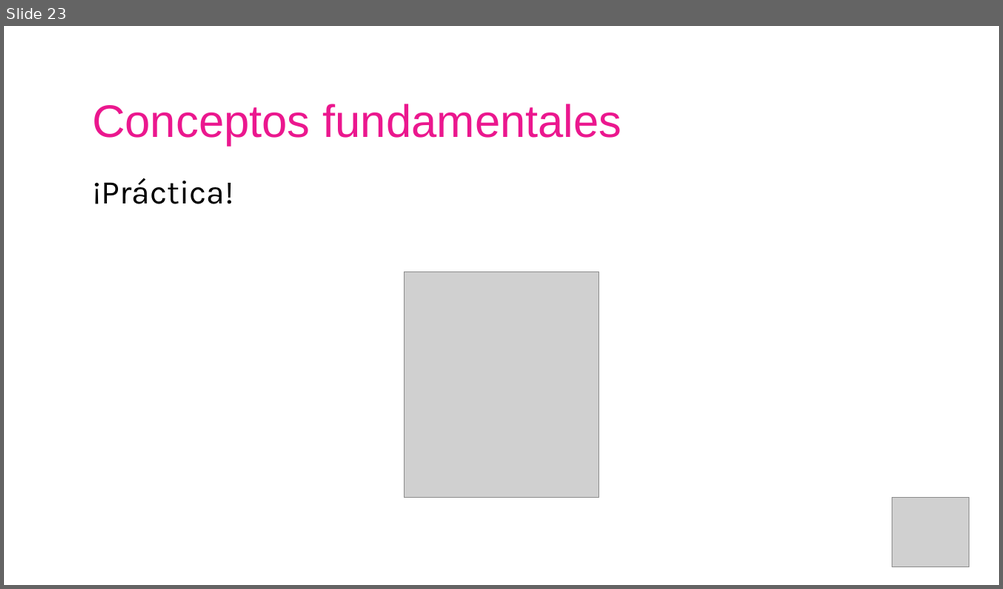
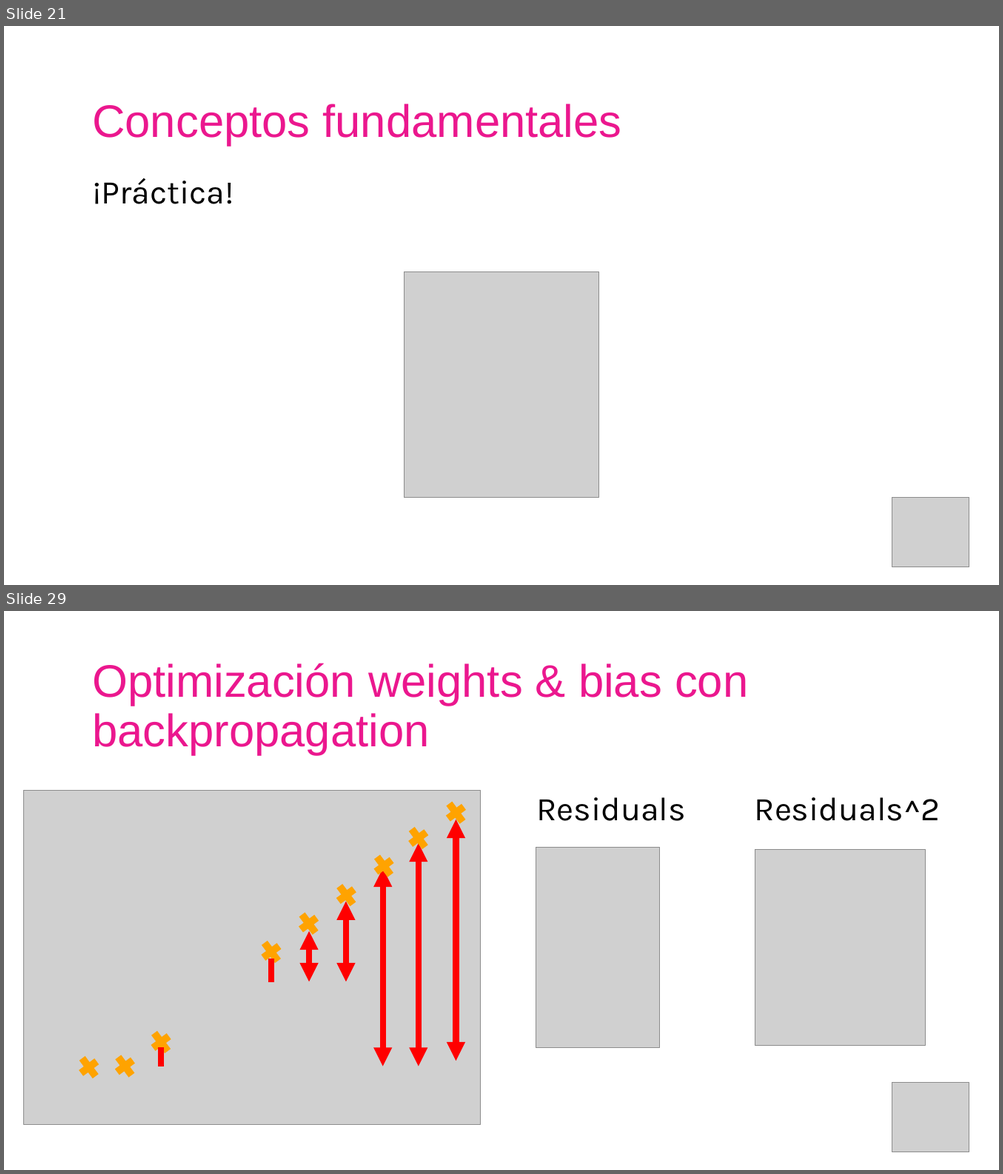
Before and after one commit to AISC-Madrid/workshop-materials, a slide deck: Neural Networks/Slides.pptx. Shown one above the other, each under a label of ours: slide 23 before the commit, slides 21 and 29 after it; the slides between them are not shown. The pictures are 1003x589 and 1003x1174 pixels, drawn with LibreOffice and Linux fonts; fonts in the diff are those of the drawing; grey boxes stand for pictures. Boxes give left, top, right and bottom in pixels: in the first picture for what was removed or moved away, otherwise in the second. Text is boxed around its words. In the diff, an @@ line names an element or a change of style, - is before the commit and + after.

```diff
--- a/Neural Networks/Slides.pptx
+++ b/Neural Networks/Slides.pptx
@@ slide 29 added at [4, 611, 999, 1170], background #FFFFFF @@
@@ text added at [92, 663, 748, 755], 44 pt, text #EB178E @@
+Optimización weights & bias con backpropagation
@@ picture added at [23, 791, 481, 1125] @@
@@ plus sign added at [438, 795, 474, 832], fill #FFA300, outline #FFA300 1.5 pt @@
@@ text added at [536, 797, 686, 821], 32 pt, text #000000 @@
+Residuals
@@ text added at [754, 797, 940, 821], 32 pt, text #000000 @@
+Residuals^2
@@ plus sign added at [400, 820, 437, 857], fill #FFA300, outline #FFA300 1.5 pt @@
@@ double arrow added from (456, 820) to (456, 1061), #FF0000 6 pt @@
@@ plus sign added at [366, 848, 402, 885], fill #FFA300, outline #FFA300 1.5 pt @@
@@ double arrow added from (418, 844) to (418, 1067), #FF0000 6 pt @@
@@ picture added at [536, 848, 660, 1048] @@
@@ picture added at [755, 850, 925, 1046] @@
@@ plus sign added at [328, 877, 364, 914], fill #FFA300, outline #FFA300 1.5 pt @@
@@ double arrow added from (383, 869) to (383, 1067), #FF0000 6 pt @@
@@ plus sign added at [290, 905, 327, 943], fill #FFA300, outline #FFA300 1.5 pt @@
@@ double arrow added from (346, 902) to (346, 982), #FF0000 6 pt @@
@@ plus sign added at [253, 933, 290, 971], fill #FFA300, outline #FFA300 1.5 pt @@
@@ double arrow added from (309, 932) to (309, 982), #FF0000 6 pt @@
@@ line added from (271, 959) to (271, 982), #FF0000 6 pt @@
@@ plus sign added at [142, 1023, 179, 1061], fill #FFA300, outline #FFA300 1.5 pt @@
@@ plus sign added at [71, 1049, 107, 1086], fill #FFA300, outline #FFA300 1.5 pt @@
@@ plus sign added at [107, 1048, 144, 1085], fill #FFA300, outline #FFA300 1.5 pt @@
@@ line added from (161, 1048) to (161, 1067), #FF0000 6 pt @@
@@ picture added at [892, 1083, 969, 1153] @@
@@ what was slide 23 is now slide 21 @@
```
Also in this commit, not shown: 7 slides changed, 31 other slides added, 2 slides removed, 13 other files.
